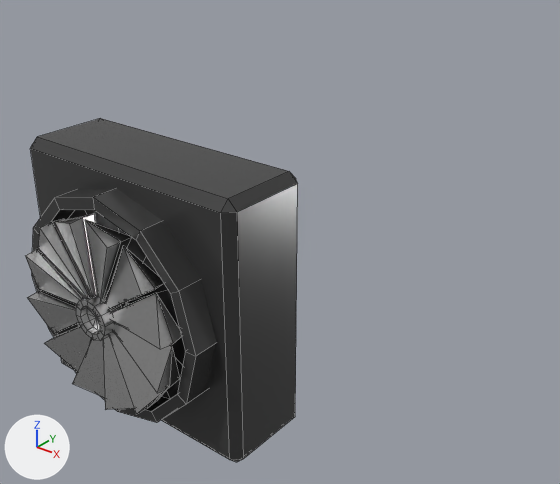
The FBX model PC_RA/Assets/FBX/Cooler.fbx as it was, and as the next commit left it.
Rendered twice from a 50 mm camera at (0.907, -1.569, 5.041) aimed at (-0.418, 0.087, 4.014). Every picture has the same lights, and +X, +Y and +Z are marked at lower left. Mesh edges are drawn as thin lines. Where no turn or scale is listed for an object, it has been applied to the vertices.

Names of what the first picture shows: 'Cooler'.
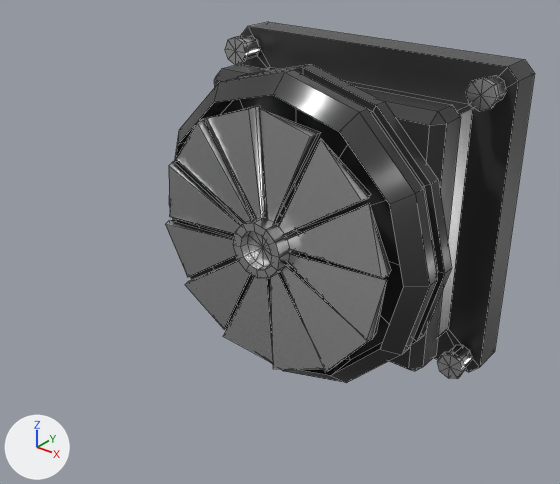
Changed parts and their boxes [x1, y1, x2, y2] in the pictures (560 x 484 px; the box of a moved part takes in the faces that stretch with it):
'Cooler', reshaped, moved (35% wider)
    before: [25, 118, 298, 462]
    after: [165, 22, 535, 383]
part 1 of me_cubo_003, moved or reshaped
    before: [111, 293, 182, 349]
    after: [287, 204, 391, 277]
part 2 of me_cubo_003, moved or reshaped
    before: [112, 323, 180, 393]
    after: [288, 254, 386, 341]
part 3 of me_cubo_003, moved or reshaped
    before: [109, 331, 167, 414]
    after: [281, 266, 368, 372]
part 4 of me_cubo_003, moved or reshaped
    before: [103, 336, 134, 409]
    after: [270, 273, 324, 369]
part 5 of me_cubo_003, moved or reshaped
    before: [72, 339, 105, 397]
    after: [223, 276, 273, 363]
part 6 of me_cubo_003, moved or reshaped
    before: [44, 326, 92, 371]
    after: [185, 261, 250, 329]
part 7 of me_cubo_003, moved or reshaped
    before: [28, 290, 79, 334]
    after: [165, 219, 236, 277]
part 8 of me_cubo_003, moved or reshaped
    before: [25, 249, 84, 304]
    after: [169, 161, 242, 234]
part 9 of me_cubo_003, moved or reshaped
    before: [38, 218, 90, 298]
    after: [176, 118, 253, 222]
part 10 of me_cubo_003, moved or reshaped
    before: [55, 214, 97, 296]
    after: [207, 106, 264, 218]
part 11 of me_cubo_003, moved or reshaped
    before: [85, 220, 132, 301]
    after: [260, 109, 321, 223]
part 12 of me_cubo_003, moved or reshaped
    before: [105, 245, 164, 310]
    after: [279, 139, 371, 234]
part 13 of me_cubo_003, moved or reshaped
    before: [76, 293, 122, 340]
    after: [233, 213, 300, 278]
part 14 of me_cubo_003, rebuilt (20% wider)
    before: [30, 118, 298, 462]
    after: [214, 22, 535, 372]
part 15 of me_cubo_003, added
    after: [169, 65, 452, 383]
part 16 of me_cubo_003, added
    after: [225, 36, 260, 65]
part 17 of me_cubo_003, added
    after: [466, 76, 507, 111]
part 18 of me_cubo_003, added
    after: [437, 345, 472, 379]
part 19 of me_cubo_003, deleted (black)
    before: [32, 189, 217, 423]

The change, as a list of edits to the scene's bpy script:
```text
Change me_cubo_003:
    remove me_cubo_003.from_pydata(...)  # 243 vertices, 266 faces; spans x -0.37..0.37, y -0.245..0.152, z -0.37..0.37
    add me_cubo_003.from_pydata(...)  # 524 vertices, 556 faces; spans x -0.517..0.517, y -0.382..0.342, z -0.517..0.517
    me_cubo_003 part 1: the loose piece of 7 vertices spanning x 0.019..0.264, y -0.245..-0.17, z 0.006..0.142 is scaled about its middle by (1.6, 0.662, 1.6), then moved by (0.084, -0.123, 0.044)
    me_cubo_003 part 2: the loose piece of 7 vertices spanning x 0.02..0.261, y -0.245..-0.17, z -0.114..0.013 is scaled about its middle by (1.6, 0.662, 1.6), then moved by (0.084, -0.123, -0.03)
    me_cubo_003 part 3: the loose piece of 7 vertices spanning x 0.015..0.233, y -0.245..-0.17, z -0.219..-0.015 is scaled about its middle by (1.6, 0.662, 1.6), then moved by (0.074, -0.123, -0.07)
    me_cubo_003 part 4: the loose piece of 7 vertices spanning x 0.006..0.143, y -0.245..-0.17, z -0.266..-0.021 is scaled about its middle by (1.6, 0.662, 1.6), then moved by (0.045, -0.123, -0.085)
    me_cubo_003 part 5: the loose piece of 7 vertices spanning x -0.113..0.014, y -0.245..-0.17, z -0.263..-0.021 is scaled about its middle by (1.6, 0.662, 1.6), then moved by (-0.029, -0.123, -0.085)
    me_cubo_003 part 6: the loose piece of 7 vertices spanning x -0.218..-0.014, y -0.245..-0.17, z -0.235..-0.017 is scaled about its middle by (1.6, 0.662, 1.6), then moved by (-0.069, -0.123, -0.075)
    me_cubo_003 part 7: the loose piece of 7 vertices spanning x -0.265..-0.02, y -0.245..-0.17, z -0.144..-0.008 is scaled about its middle by (1.6, 0.662, 1.6), then moved by (-0.085, -0.123, -0.046)
    me_cubo_003 part 8: the loose piece of 7 vertices spanning x -0.262..-0.021, y -0.245..-0.17, z -0.015..0.111 is scaled about its middle by (1.6, 0.662, 1.6), then moved by (-0.084, -0.123, 0.029)
    me_cubo_003 part 9: the loose piece of 7 vertices spanning x -0.234..-0.016, y -0.245..-0.17, z 0.012..0.217 is scaled about its middle by (1.6, 0.662, 1.6), then moved by (-0.075, -0.123, 0.068)
    me_cubo_003 part 10: the loose piece of 7 vertices spanning x -0.144..-0.007, y -0.245..-0.17, z 0.018..0.264 is scaled about its middle by (1.6, 0.662, 1.6), then moved by (-0.045, -0.123, 0.084)
    me_cubo_003 part 11: the loose piece of 7 vertices spanning x -0.015..0.112, y -0.245..-0.17, z 0.019..0.261 is scaled about its middle by (1.6, 0.662, 1.6), then moved by (0.029, -0.123, 0.083)
    me_cubo_003 part 12: the loose piece of 7 vertices spanning x 0.013..0.217, y -0.245..-0.17, z 0.015..0.233 is scaled about its middle by (1.6, 0.662, 1.6), then moved by (0.069, -0.123, 0.074)
    me_cubo_003 part 13: the loose piece of 86 vertices spanning x -0.057..0.056, y -0.239..-0.175, z -0.057..0.055 is scaled about the mesh origin by 1.6
    me_cubo_003 part 14: the loose piece of 24 vertices spanning x -0.37..0.37, y -0.115..0.152, z -0.37..0.37 is rebuilt with 60 vertices and now spans x -0.517..0.517, y -0.117..0.298, z -0.517..0.517
    me_cubo_003 part 15: a new loose piece of 98 vertices spanning x -0.505..0.504, y -0.299..-0.119, z -0.507..0.503, in mat_preto_brilhoso (black #393939)
    me_cubo_003 part 16: a new loose piece of 49 vertices spanning x -0.501..-0.408, y 0.054..0.342, z 0.406..0.499, in mat_metal_meiobrilho (light grey #d5d5d5)
    me_cubo_003 part 17: a new loose piece of 49 vertices spanning x 0.408..0.501, y 0.054..0.342, z 0.406..0.499, in mat_metal_meiobrilho (light grey #d5d5d5)
    me_cubo_003 part 18: a new loose piece of 49 vertices spanning x 0.408..0.501, y 0.054..0.342, z -0.499..-0.406, in mat_metal_meiobrilho (light grey #d5d5d5)
    me_cubo_003 part 19: the loose piece of 49 vertices spanning x -0.317..0.316, y -0.187..-0.042, z -0.317..0.315 is deleted
Change ob_cooler:
    ob_cooler.location: (-0.507, -0.324, 4.016) -> (-0.435, 0.377, 4.016)
```
